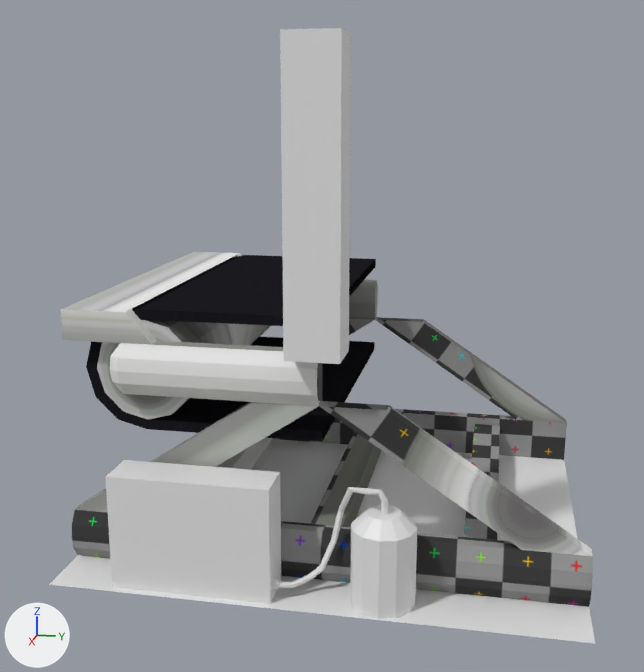
A saved change to the Blender file resources/assets/taam/models/conveyor.blend.
One viewpoint serves both versions: a 50 mm camera at (2.408, -0.189, 0.864) aimed at (0.538, -0.563, 0.397). The axes (+X, +Y, +Z) are drawn at lower left. The lights are the same throughout.

Names of what the first picture shows: 'Appliance Sprayer', 'Conveyor End', 'Conveyor End Cap', 'Reference', 'Support'.
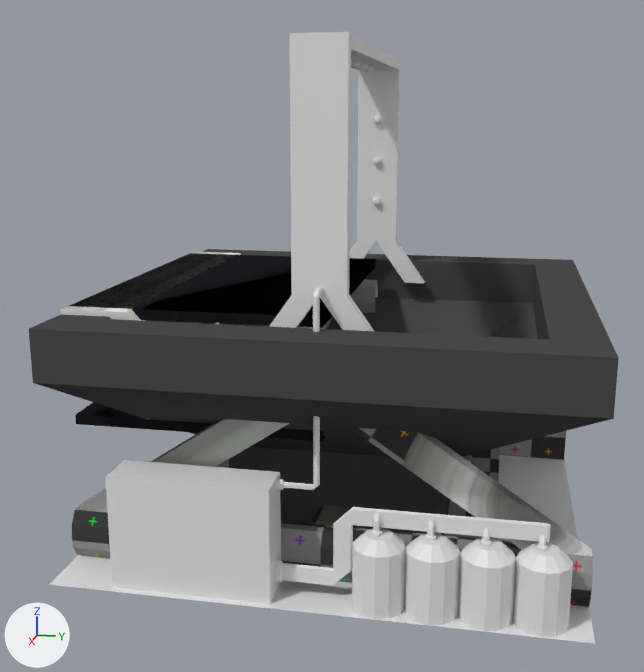
Commit message: Updated Sprayer Model

What differs and where, as boxes (x1, y1, x2, y2) in the pictures (644 x 672 px; the box of a moved part takes in the faces that stretch with it):
'Conveyor Hopper', shown (black)
    after: (29, 249, 619, 536)
'Appliance Sprayer', reshaped (50% wider)
    before: (105, 28, 417, 619)
    after: (105, 32, 573, 638)
'Conveyor Straight', shown (black)
    after: (70, 253, 377, 440)
part 1 of me_asmdl, moved or reshaped
    before: (350, 505, 417, 619)
    after: (352, 528, 406, 619)
part 2 of me_asmdl, added
    after: (404, 533, 460, 625)
part 3 of me_asmdl, added
    after: (458, 537, 516, 631)
part 4 of me_asmdl, added
    after: (513, 542, 573, 638)
part 5 of me_asmdl, built on
    before: (272, 28, 388, 589)
    after: (269, 32, 551, 585)
'Conveyor End', unchanged, covered by the edit
    before: (86, 255, 378, 442)
    after: (105, 255, 378, 442)

Diff of the bpy script that builds the scene:
```diff
--- a/resources/assets/taam/models/conveyor.blend.py
+++ b/resources/assets/taam/models/conveyor.blend.py
@@ me_asmdl @@
 # used by ob_appliance_sprayer; location = (0.0, 0.0, 0.0)
-me_asmdl.from_pydata(...)  # 148 vertices, 129 faces; spans x 0.855..0.997, y -0.879..-0.31, z 0.0..1.0
+me_asmdl.from_pydata(...)  # 628 vertices, 496 faces; spans x 0.12..0.999, y -0.879..-0.04, z 0.0..1.0
+# me_asmdl part 1: the loose piece of 36 vertices spanning x 0.877..0.997, y -0.43..-0.31, z 0.0..0.177 is scaled about its middle by (-0.8, 0.8, 0.8), then moved by (0.015, -0.006, -0.018)
+# me_asmdl part 2: the loose piece of 36 vertices spanning x 0.877..0.997, y -0.43..-0.31, z 0.0..0.177 is copied, and the copy is scaled about its middle by 0.8, then moved by (0.015, 0.09, -0.018); it spans x 0.903..0.999, y -0.328..-0.232, z 0.0..0.141
+# me_asmdl part 3: the loose piece of 36 vertices spanning x 0.877..0.997, y -0.43..-0.31, z 0.0..0.177 is copied, and the copy is scaled about its middle by 0.8, then moved by (0.015, 0.186, -0.018); it spans x 0.903..0.999, y -0.232..-0.136, z 0.0..0.141
+# me_asmdl part 4: the loose piece of 36 vertices spanning x 0.877..0.997, y -0.43..-0.31, z 0.0..0.177 is copied, and the copy is scaled about its middle by 0.8, then moved by (0.015, 0.282, -0.018); it spans x 0.903..0.999, y -0.136..-0.04, z 0.0..0.141
+# me_asmdl part 5: 104 vertices removed from x 0.855..0.972, y -0.57..-0.363, z 0.019..1.0; 476 vertices added at x 0.12..0.96, y -0.625..-0.081, z 0.019..1.0
@@ ob_conveyor_hopper @@
 ob_conveyor_hopper.location = (0.0, 0.0, 0.0)
-ob_conveyor_hopper.hide_viewport = True
@@ ob_conveyor_straight @@
 ob_conveyor_straight.location = (0.0, 0.0, 0.0)
-ob_conveyor_straight.hide_viewport = True
```
